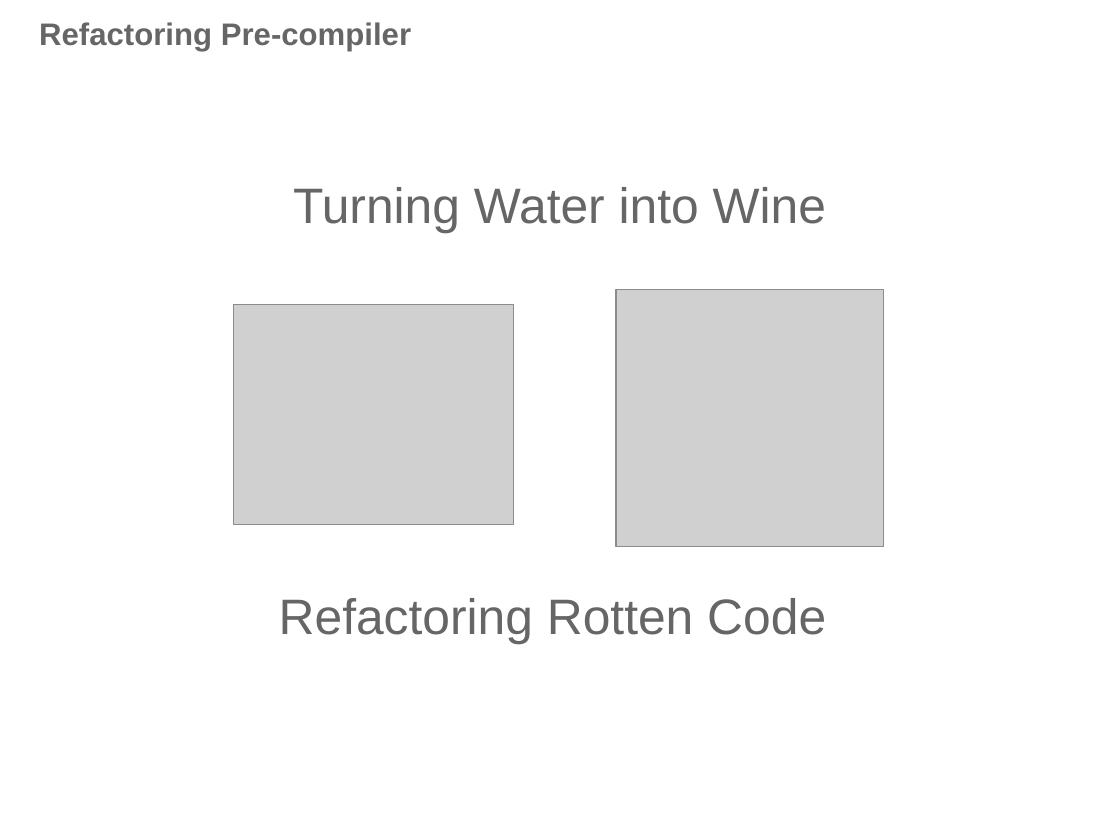
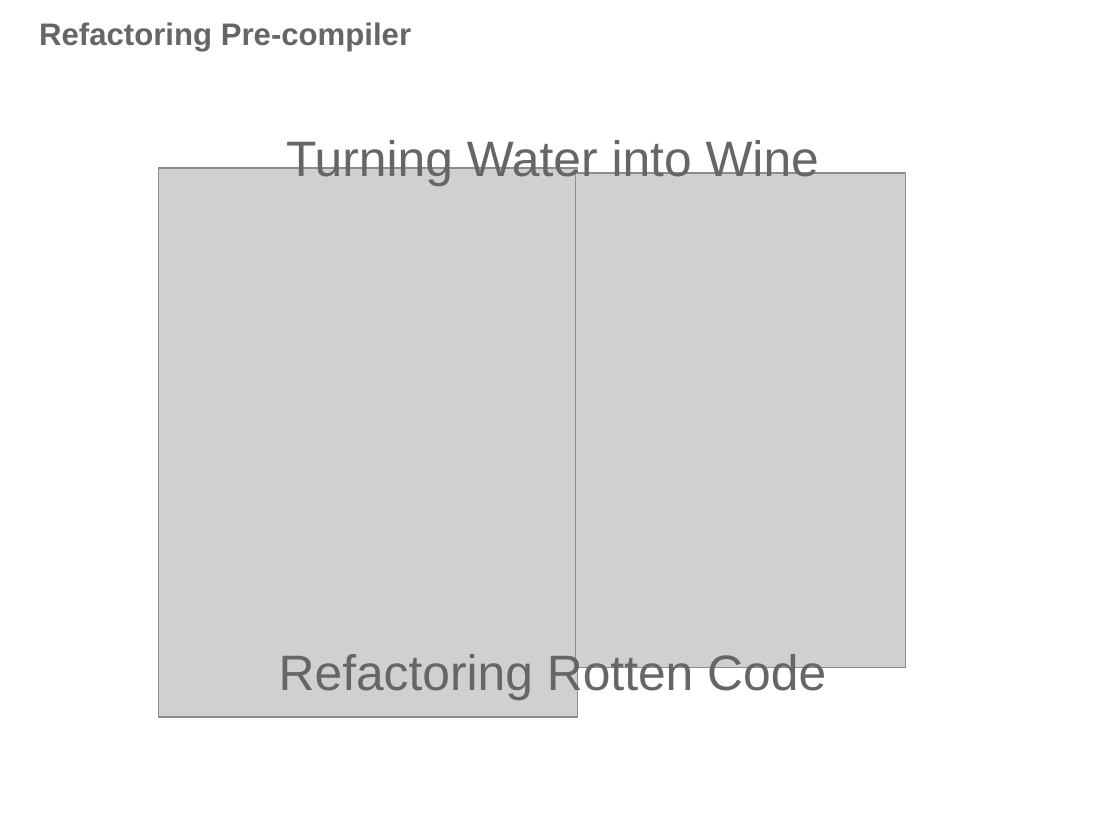
Before and after one commit to PatrickDelancy/RefactoringWorkshop, a slide deck: slide 1 of Refactoring Workshop.pptx. Drawn at 1120x840 pixels with LibreOffice and Linux fonts; fonts in the diff are those of the drawing; grey boxes stand for pictures; background and template pictures are left out. Boxes give left, top, right and bottom in pixels: in the first picture for what was removed or moved away, otherwise in the second. Text is boxed around its words. In the diff, an @@ line names an element or a change of style, - is before the commit and + after.

```diff
--- a/Refactoring Workshop.pptx
+++ b/Refactoring Workshop.pptx
@@ text "Turning Water into Wine" rewrapped from bbox=[293, 187, 826, 233] to bbox=[286, 137, 819, 187] @@
@@ picture added at bbox=[159, 168, 578, 717] @@
@@ picture added at bbox=[576, 172, 906, 668] @@
@@ picture removed at bbox=[616, 290, 884, 547] @@
@@ picture removed at bbox=[233, 305, 513, 524] @@
@@ text "Refactoring Rotten Code" rewrapped from bbox=[279, 598, 826, 644] to bbox=[279, 650, 826, 700] @@
```
Also in this commit, not shown: 6 other slides changed.
